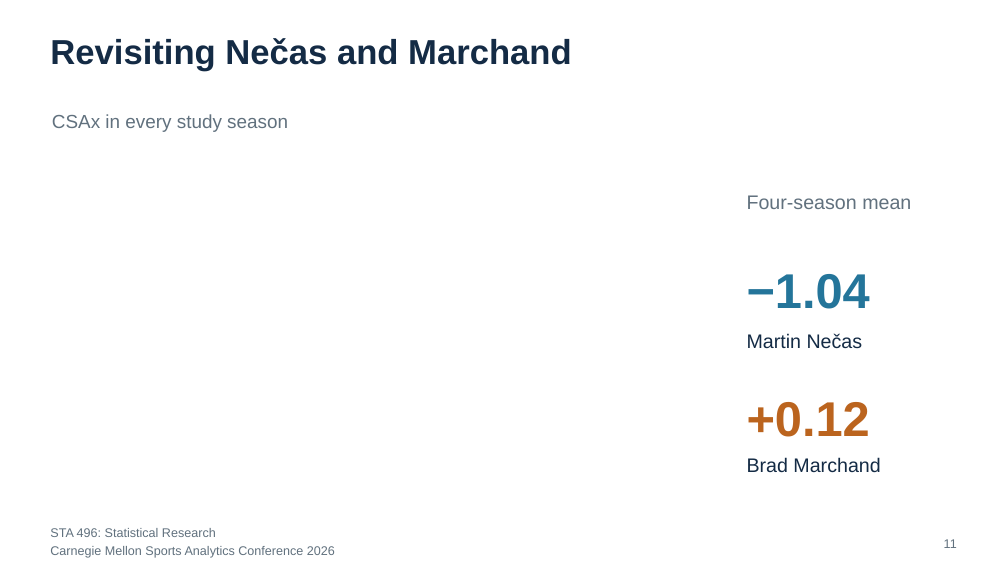
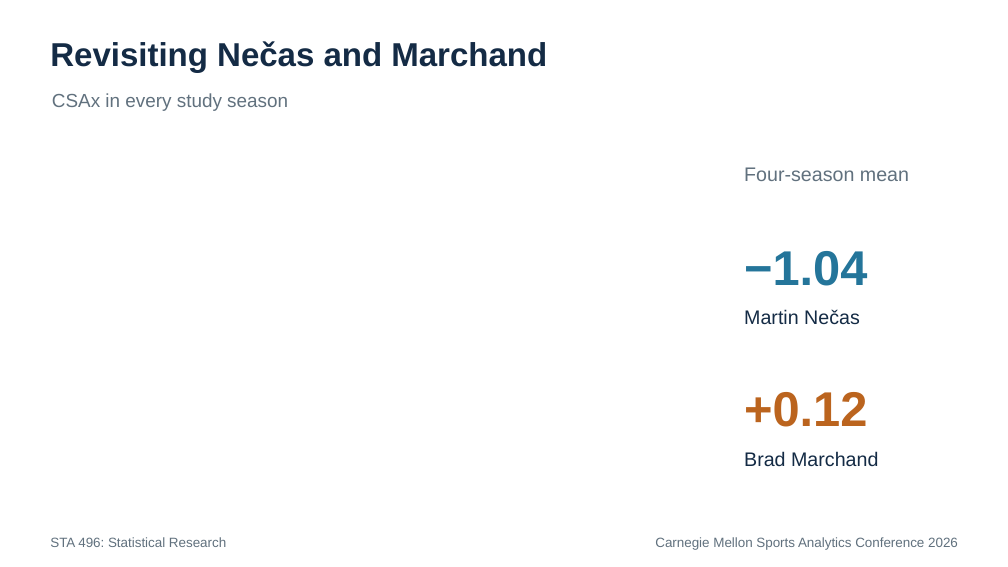
Before and after one commit to RentoSaijo/CSAx_STA496, a slide deck: slide 19 of reports/presentation.pptx (slide 11 before the commit). Drawn at 1008x567 pixels with LibreOffice and Linux fonts; fonts in the diff are those of the drawing. Boxes give left, top, right and bottom in pixels: in the first picture for what was removed or moved away, otherwise in the second. Text is boxed around its words. In the diff, an @@ line names an element or a change of style, - is before the commit and + after.

```diff
--- a/reports/presentation.pptx
+++ b/reports/presentation.pptx
@@ text "Revisiting Nečas and Marchand" at (50,41,547,72): size 33 to 31.5 pt @@
@@ text "CSAx in every study season": place and size @@
-text "CSAx in every study season" at (52,114,288,132)
+text "CSAx in every study season" at (52,93,288,111)
@@ text "Four-season mean": place and size @@
-text "Four-season mean" at (747,195,911,209)
+text "Four-season mean" at (744,167,909,181)
@@ text "−1.04": place and size @@
-text "−1.04" at (747,274,870,309)
+text "−1.04" at (744,251,867,286)
@@ text "Martin Nečas": place and size @@
-text "Martin Nečas" at (747,333,863,349)
+text "Martin Nečas" at (744,309,860,325)
@@ text "+0.12": place and size @@
-text "+0.12" at (747,402,870,437)
+text "+0.12" at (744,392,867,427)
@@ text "Brad Marchand": place and size @@
-text "Brad Marchand" at (747,457,880,473)
+text "Brad Marchand" at (744,451,878,467)
@@ text "STA 496: Statistical Research": place and size @@
-text "STA 496: Statistical Research" at (50,528,216,537)
+text "STA 496: Statistical Research" at (50,537,226,547)
@@ text "STA 496: Statistical Research" at (50,537,226,547): size 12 to 12.8 pt @@
@@ text "Carnegie Mellon Sports Analytics Conference ...": place and size @@
-text "Carnegie Mellon Sports Analytics Conference ..." at (50,546,335,558)
+text "Carnegie Mellon Sports Analytics Conference ..." at (655,537,958,550)
@@ text "Carnegie Mellon Sports Analytics Conference ..." at (655,537,958,550): size 12 to 12.8 pt; alignment left to right @@
@@ text removed at (944,539,957,548) @@
-11
```
Also in this commit, not shown: 20 other slides changed, 24 slides added, 9 slides removed, 1 other file.
